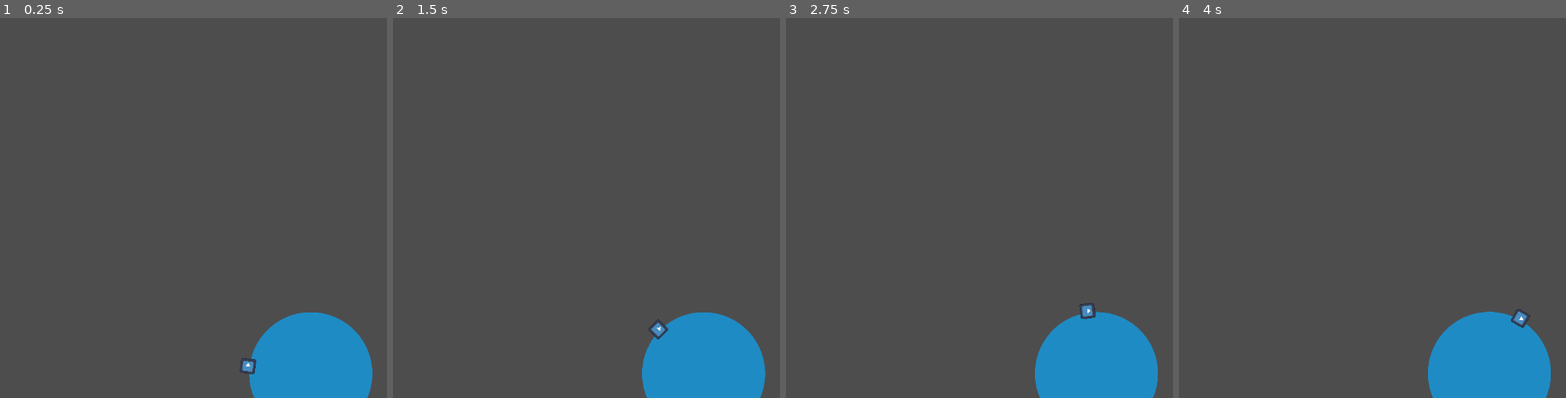
Above: before the commit, frames 1-4 (left to right).
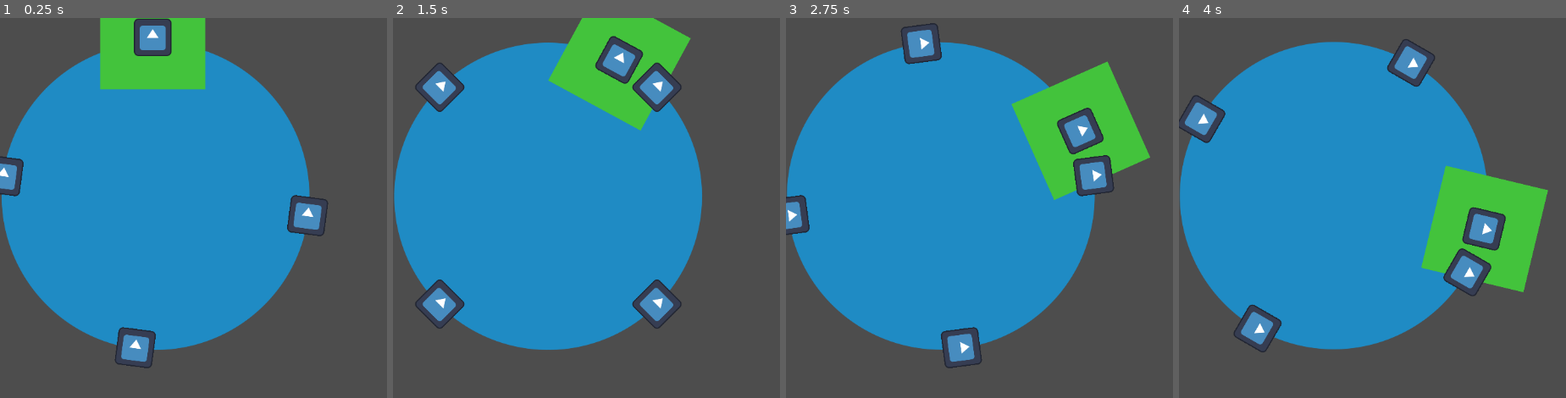
Above: after the commit, the same moments.

Repository: MaestroShifu/ggj_2024
Game: Godot game, scene res://main.tscn
Same seed, same stepped clock (60 frames per second), same inputs: the game is played once before the commit and once after it. The engine's default icon, where the game draws it, is replaced by a stand-in: a white triangle on a blue panel in a dark square.
Inputs (mouse positions are in pixels of both pictures, inside the frame that each line leads up to):
- Up to frame 1 (0.25 s): no input
- Up to frame 2 (1.5 s): move the mouse to (outside the picture) at 0.52 s; press the mouse at (outside the picture) at 0.53 s; move the mouse to (594, 227) at 1.27 s; release the mouse at (594, 227) at 1.28 s; click (594, 227) at 1.35 s
- Up to frame 3 (2.75 s): move the mouse to (outside the picture) at 2.02 s; press the mouse at (outside the picture) at 2.03 s
- Up to frame 4 (4 s): move the mouse to (1484, 284) at 2.77 s; release the mouse at (1484, 284) at 2.78 s; click (1484, 284) at 2.85 s; move the mouse to (outside the picture) at 3.52 s; press the mouse at (outside the picture) at 3.53 s

The runs differ from the first frame. In frame 1, 58% of the frame differs, in the area x 0-97%, y 0-100%; in frame 2, 60%; in frame 3, 60%; in frame 4, 61%, in the area x 0-97%, y 5-100%.

Commit message:
ya tenemos la forma en que se peguen las figuras a un cuerpo

Diff:
--- a/game_objects/body_parts/body_part.gd
+++ b/game_objects/body_parts/body_part.gd
@@ -2,4 +2,12 @@
 
 class_name BodyPart
 
-@onready var collision_shape: CollisionShape2D = $CollisionShape2D
+## Fall speed in px/sg
+@export var fall_speed: float
+
+var stop_fall: bool = false
+
+func _process(delta: float) -> void:
+	if not stop_fall:
+		var direction := Vector2.DOWN * fall_speed * delta
+		position += direction.normalized()
--- a/game_objects/body_parts/body_part.tscn
+++ b/game_objects/body_parts/body_part.tscn
@@ -2,5 +2,5 @@
 
 [ext_resource type="Script" path="res://game_objects/body_parts/body_part.gd" id="1_4adya"]
 
-[node name="BodyPart" type="Area2D"]
+[node name="BodyPart" type="Area2D" groups=["body_parts"]]
 script = ExtResource("1_4adya")
--- a/game_objects/body_parts/square/square.tscn
+++ b/game_objects/body_parts/square/square.tscn
@@ -1,12 +1,13 @@
-[gd_scene load_steps=4 format=3 uid="uid://do6fy0k5l76wo"]
+[gd_scene load_steps=5 format=3 uid="uid://do6fy0k5l76wo"]
 
 [ext_resource type="Script" path="res://game_objects/body_parts/body_part.gd" id="1_76pbj"]
 [ext_resource type="Texture2D" uid="uid://c0f8l1uffxjby" path="res://assets/cuadrado.png" id="2_wlelh"]
+[ext_resource type="Texture2D" uid="uid://bk0d47ashbt2f" path="res://icon.svg" id="3_uvmr3"]
 
 [sub_resource type="RectangleShape2D" id="RectangleShape2D_nqepp"]
 size = Vector2(356, 356)
 
-[node name="Square" type="Area2D"]
+[node name="Square" type="Area2D" groups=["body_parts"]]
 script = ExtResource("1_76pbj")
 
 [node name="Sprite2D" type="Sprite2D" parent="."]
@@ -15,3 +16,6 @@
 
 [node name="CollisionShape2D" type="CollisionShape2D" parent="."]
 shape = SubResource("RectangleShape2D_nqepp")
+
+[node name="Sprite2D2" type="Sprite2D" parent="."]
+texture = ExtResource("3_uvmr3")
--- a/game_objects/player/player.gd
+++ b/game_objects/player/player.gd
@@ -1,12 +1,42 @@
 extends Area2D
 
-## Speed of rotation player
+## Speed of rotation in px/sg
 @export var rotation_speed: float
+
+var is_valid_merge: bool = false
 
 func _process(delta: float) -> void:
 	var vel_degrees_rotation := rotation_speed * delta
 	rotate(deg_to_rad(vel_degrees_rotation))
 
+func _input(event: InputEvent) -> void:
+	if event.is_action_pressed("tap_action") and is_valid_merge:
+		var body_part_node = get_tree().get_first_node_in_group("body_parts") as BodyPart
+		body_part_node.stop_fall = true
 
-func _on_body_entered(body: Node2D) -> void:
-	pass # Replace with function body.
+		var duplicate = body_part_node.duplicate() as BodyPart
+		duplicate.stop_fall = true
+
+		# Get node local position
+		var new_pos = duplicate.global_position - global_position
+		var new_rot = body_part_node.global_rotation - global_rotation
+
+		# Rotating shapes about the origin
+		var x = new_pos.x * cos(new_rot) - new_pos.y * sin(new_rot)
+		var y = new_pos.x * sin(new_rot) + new_pos.y * cos(new_rot)
+
+		duplicate.position = Vector2(x, y)
+		duplicate.rotation = new_rot
+
+		add_child(duplicate)
+
+		body_part_node.queue_free()
+		is_valid_merge = !is_valid_merge
+
+func _on_area_entered(area: Area2D) -> void:
+	if area is BodyPart:
+		is_valid_merge = !is_valid_merge
+
+func _on_area_exited(area: Area2D) -> void:
+	if area is BodyPart:
+		is_valid_merge = !is_valid_merge
--- a/game_objects/player/player.tscn
+++ b/game_objects/player/player.tscn
@@ -8,7 +8,6 @@
 radius = 528.0
 
 [node name="Player" type="Area2D"]
-scale = Vector2(0.2, 0.2)
 script = ExtResource("1_re16d")
 
 [node name="Sprite2D" type="Sprite2D" parent="."]
@@ -20,7 +19,20 @@
 debug_color = Color(0.972549, 0.0509804, 0.411765, 0.419608)
 
 [node name="Direction" type="Sprite2D" parent="."]
-position = Vector2(-538, 8)
+position = Vector2(523, 0)
 texture = ExtResource("2_kcnwf")
 
-[connection signal="body_entered" from="." to="." method="_on_body_entered"]
+[node name="Direction4" type="Sprite2D" parent="."]
+position = Vector2(-523, 0)
+texture = ExtResource("2_kcnwf")
+
+[node name="Direction2" type="Sprite2D" parent="."]
+position = Vector2(0, -523)
+texture = ExtResource("2_kcnwf")
+
+[node name="Direction3" type="Sprite2D" parent="."]
+position = Vector2(0, 523)
+texture = ExtResource("2_kcnwf")
+
+[connection signal="area_entered" from="." to="." method="_on_area_entered"]
+[connection signal="area_exited" from="." to="." method="_on_area_exited"]
--- a/main.tscn
+++ b/main.tscn
@@ -1,9 +1,14 @@
-[gd_scene load_steps=2 format=3 uid="uid://des3jxi6kvcgf"]
+[gd_scene load_steps=3 format=3 uid="uid://des3jxi6kvcgf"]
 
 [ext_resource type="PackedScene" uid="uid://dbi73m53d2bjc" path="res://game_objects/player/player.tscn" id="1_yk5ii"]
+[ext_resource type="PackedScene" uid="uid://do6fy0k5l76wo" path="res://game_objects/body_parts/square/square.tscn" id="2_6ph6e"]
 
 [node name="Main" type="Node"]
 
 [node name="Player" parent="." instance=ExtResource("1_yk5ii")]
 position = Vector2(529, 606)
 rotation_speed = 30.0
+
+[node name="Square" parent="." instance=ExtResource("2_6ph6e")]
+position = Vector2(520, 51)
+fall_speed = 980.0
--- a/project.godot
+++ b/project.godot
@@ -17,7 +17,16 @@
 
 [display]
 
+window/stretch/scale=0.5
 window/handheld/orientation=1
+
+[input]
+
+tap_action={
+"deadzone": 0.5,
+"events": [Object(InputEventMouseButton,"resource_local_to_scene":false,"resource_name":"","device":-1,"window_id":0,"alt_pressed":false,"shift_pressed":false,"ctrl_pressed":false,"meta_pressed":false,"button_mask":0,"position":Vector2(0, 0),"global_position":Vector2(0, 0),"factor":1.0,"button_index":1,"canceled":false,"pressed":false,"double_click":false,"script":null)
+]
+}
 
 [rendering]
 
